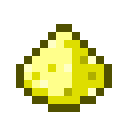
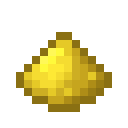
The second 128 x 128 image is a revision of the first. Changes to its layers:
added layer "Bright" above "HIghlight" over (40, 48, 56, 64)
painted on "HIghlight" over (24, 40, 96, 96)
painted on "Light" over (24, 32, 72, 96)
added layer "Light-Medium" above "Medium" over (32, 56, 72, 88)
painted on "Medium" over (24, 40, 96, 96)
added layer "Medium-Dark" above "Dark" over (24, 56, 80, 96)
painted on "Dark" over (24, 40, 104, 104)
added layer "Darker" above "Darkest" over (64, 56, 104, 104)
painted on "Darkest" over (64, 56, 104, 104)
painted on "Border" over (16, 24, 112, 112)
